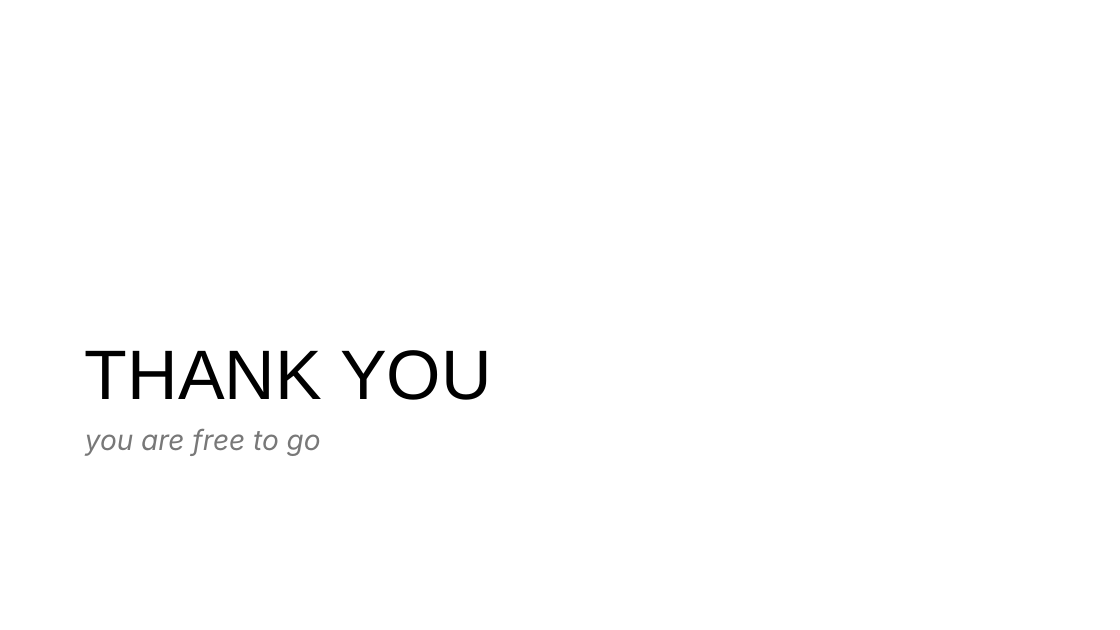
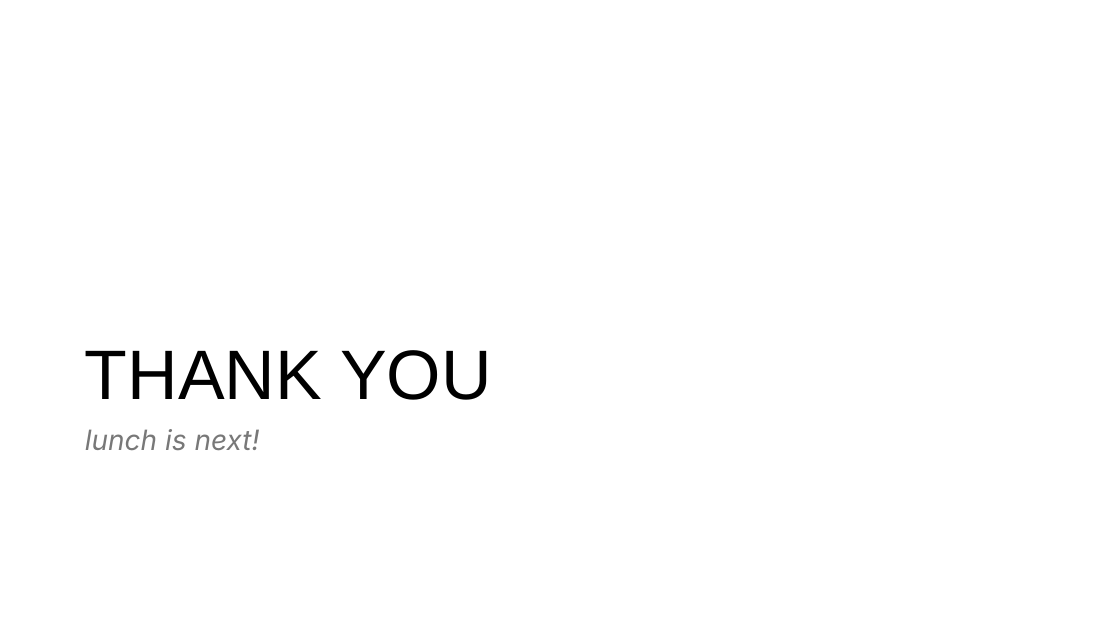
Before and after one commit to hylandtechoutreach/peeke-internship-2025, a slide deck: slide 8 of MeetTeam.pptx. Drawn at 1120x630 pixels with LibreOffice and Linux fonts; fonts in the diff are those of the drawing. Boxes give left, top, right and bottom in pixels: in the first picture for what was removed or moved away, otherwise in the second. Text is boxed around its words. In the diff, an @@ line names an element or a change of style, - is before the commit and + after.

Commit message:
small ppt update

```diff
--- a/MeetTeam.pptx
+++ b/MeetTeam.pptx
@@ text at (x1=85, y1=429, x2=260, y2=450): text changed @@
-you are free to go
+lunch is next!
```
